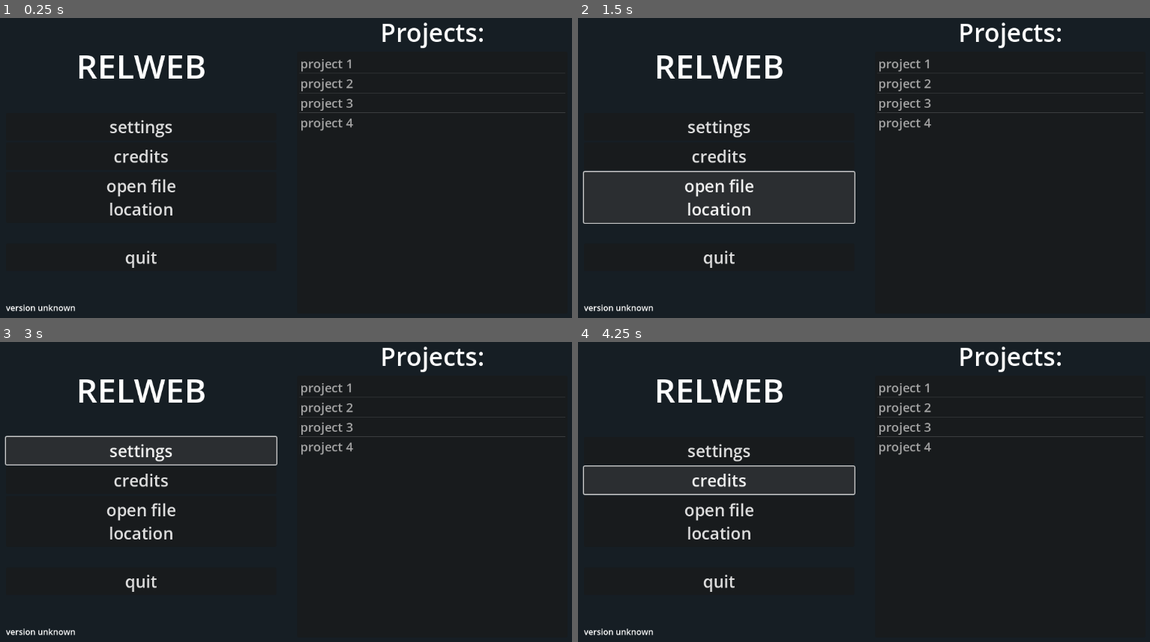
Above: before the commit, frames 1-4 (two rows, left to right).
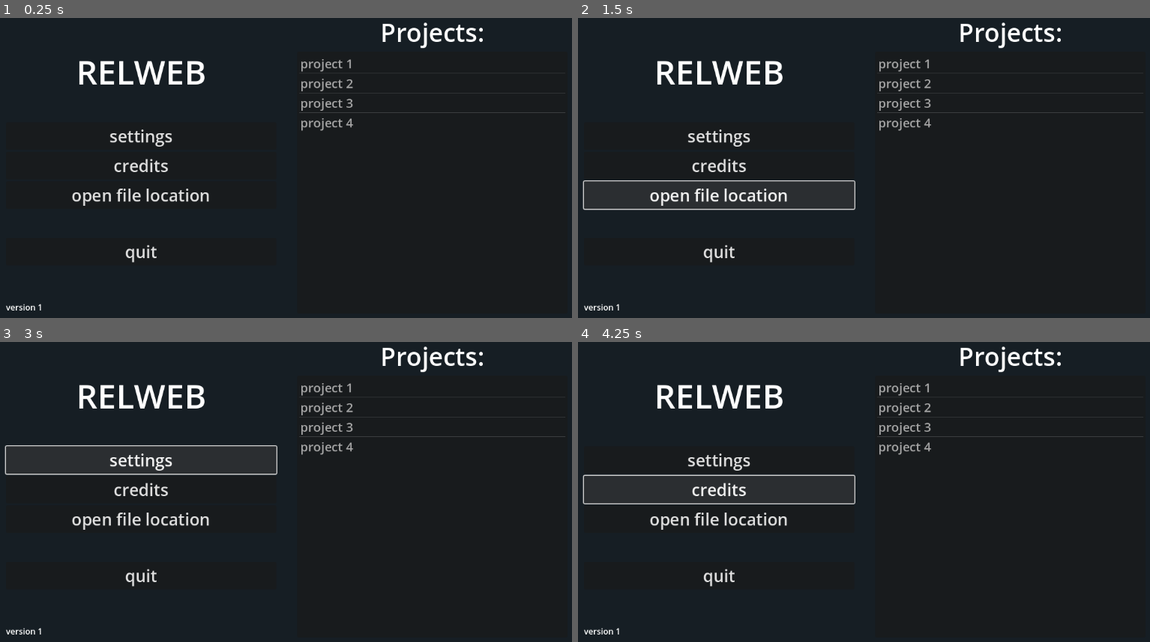
Above: after the commit, the same moments.

Repository: pixerhp/relweb
Game: Godot game, scene res://scenes/roots/home.tscn
The game is run twice, just before and just after one commit, with the same random seed, the same clock (stepped at 60 frames per second) and the same inputs.
Inputs:
- Up to frame 1 (0.25 s): no input
- Up to frame 2 (1.5 s): click "open file location" at 0.5 s; click "open file location" at 1.25 s
- Up to frame 3 (3 s): click "open file location" at 2 s; click "settings" at 2.75 s
- Up to frame 4 (4.25 s): click "credits" at 3.5 s

The runs differ from the first frame. In frame 1, 3.0% of the frame differs, in the area x 1-37%, y 12-98%; in frame 2, 3.9%, in the area x 0-49%, y 12-98%; in frame 3, 3.9%; in frame 4, 3.8%.

Commit message:
Add titlescreen script + Slight layout update

Diff:
--- a/scenes/roots/home.tscn
+++ b/scenes/roots/home.tscn
@@ -1,4 +1,6 @@
-[gd_scene format=3 uid="uid://cpmg04wqjqywc"]
+[gd_scene load_steps=2 format=3 uid="uid://cpmg04wqjqywc"]
+
+[ext_resource type="Script" uid="uid://d0lf0w0rdr58u" path="res://scripts/titlescreen.gd" id="1_q088l"]
 
 [node name="Home" type="Control"]
 layout_mode = 3
@@ -7,6 +9,7 @@
 anchor_bottom = 1.0
 grow_horizontal = 2
 grow_vertical = 2
+script = ExtResource("1_q088l")
 
 [node name="ColorRect" type="ColorRect" parent="."]
 layout_mode = 1
@@ -45,7 +48,8 @@
 layout_mode = 2
 size_flags_vertical = 3
 
-[node name="TitleText" type="RichTextLabel" parent="VBoxContainer/HBoxContainer/VBoxContainer"]
+[node name="TSProgramName" type="RichTextLabel" parent="VBoxContainer/HBoxContainer/VBoxContainer"]
+unique_name_in_owner = true
 layout_mode = 2
 theme_override_font_sizes/bold_italics_font_size = 64
 theme_override_font_sizes/italics_font_size = 64
@@ -53,7 +57,7 @@
 theme_override_font_sizes/normal_font_size = 64
 theme_override_font_sizes/bold_font_size = 64
 bbcode_enabled = true
-text = "[center]RELWEB[/center]"
+text = "[center](name)[/center]"
 fit_content = true
 
 [node name="SpacerMiddle" type="Control" parent="VBoxContainer/HBoxContainer/VBoxContainer"]
@@ -74,11 +78,10 @@
 [node name="ButtonFileLoc" type="Button" parent="VBoxContainer/HBoxContainer/VBoxContainer"]
 layout_mode = 2
 theme_override_font_sizes/font_size = 32
-text = "open file
-location"
+text = "open file location"
 
 [node name="SpacerQuit" type="Control" parent="VBoxContainer/HBoxContainer/VBoxContainer"]
-custom_minimum_size = Vector2(0, 32)
+custom_minimum_size = Vector2(0, 48)
 layout_mode = 2
 size_flags_stretch_ratio = 0.75
 
@@ -91,7 +94,8 @@
 layout_mode = 2
 size_flags_vertical = 3
 
-[node name="VersionText" type="RichTextLabel" parent="VBoxContainer/HBoxContainer/VBoxContainer"]
+[node name="TSVersionText" type="RichTextLabel" parent="VBoxContainer/HBoxContainer/VBoxContainer"]
+unique_name_in_owner = true
 layout_mode = 2
 bbcode_enabled = true
 text = "version unknown"
--- a/scripts/autoloaded/globals.gd
+++ b/scripts/autoloaded/globals.gd
@@ -1,4 +1,7 @@
 extends Node
+
+var PROGRAM_NAME: String = ProjectSettings.get_setting("application/config/name")
+var PROGRAM_VERSION: String = ProjectSettings.get_setting("application/config/version", "-1")
 
 func _ready():
 	if FM.initialize_filestructure() == FAILED:
--- /dev/null
+++ b/scripts/titlescreen.gd
@@ -0,0 +1,6 @@
+extends Node
+
+func _ready():
+	%TSProgramName.text = "[center]" + Globals.PROGRAM_NAME.to_upper() + "[/center]"
+	%TSVersionText.text = "version " + Globals.PROGRAM_VERSION
+	return
Not shown, added: scripts/titlescreen.gd.uid
